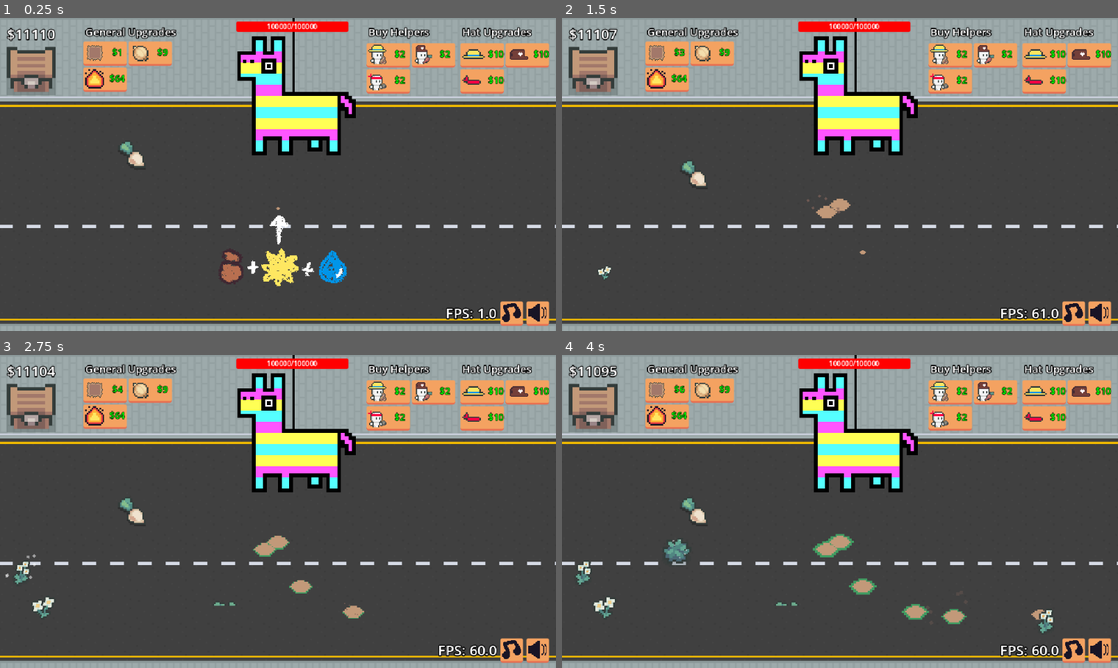
Above: before the commit, frames 1-4 (two rows, left to right).
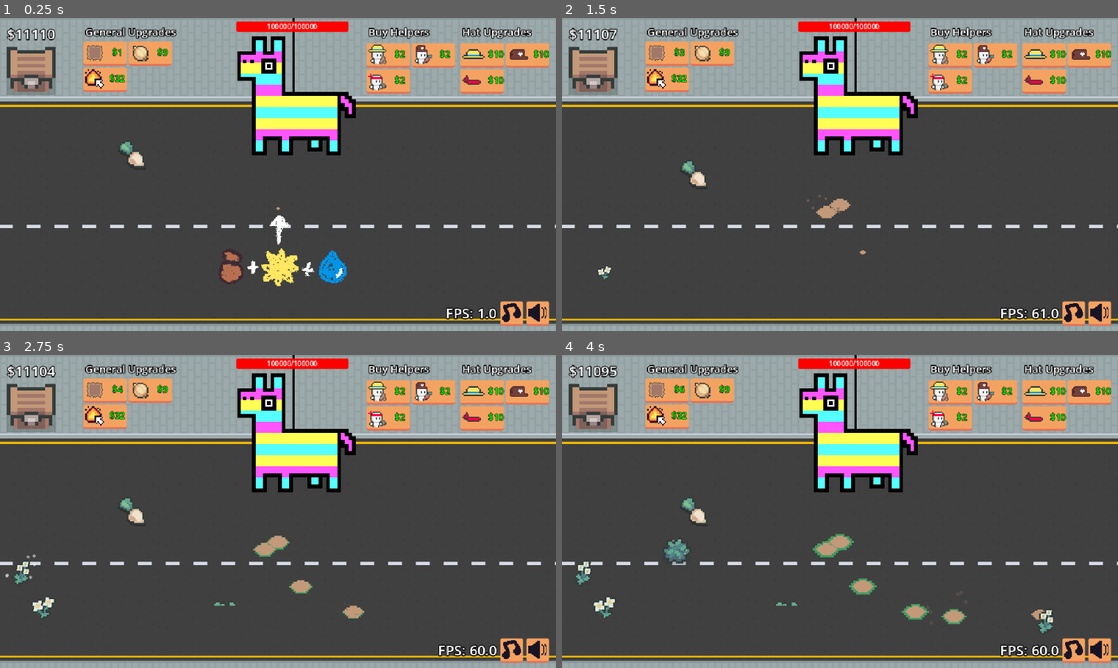
Above: after the commit, the same moments.

Repository: eric-marsh/farminata
Game: Godot game, scene res://scene/scene_switcher.tscn
Two runs of this game, one before a commit and one after it. Both use one fixed random seed, a clock stepped at 60 frames per second and the inputs below. Sound files missing from this copy of the repository are replaced by a short silence.
Inputs:
- Up to frame 1 (0.25 s): no input
- Up to frame 2 (1.5 s): click "$1" at 0.5 s; click "$2" at 1.25 s
- Up to frame 3 (2.75 s): click "$3" at 2 s
- Up to frame 4 (4 s): click "$4" at 2.75 s; click "$5" at 3.5 s

The runs differ from the first frame. In frame 1, 0.2% of the frame differs, in the area x 15-23%, y 16-23%; in frame 2, 0.2%; in frame 3, 0.2%; in frame 4, 0.2%.

Commit message:
update attack icons

Diff:
--- a/script/canvas_layer.gd
+++ b/script/canvas_layer.gd
@@ -93,19 +93,24 @@
 	add_attack_hat_button.disabled = hat_price > money
 
 	# update attack buttons
+	var fire_price = Prices.get_upgrade_price(Enum.Upgrade_Type.AddFireAttack)
+	fire_attack_button.text = "$" + str(fire_price)
 	if !State.fire_attack_unlocked:
-		var fire_price = Prices.get_upgrade_price(Enum.Upgrade_Type.AddFireAttack)
-		fire_attack_button.text = "$" + str(fire_price)
 		fire_attack_button.disabled = fire_price > money
 	else:
 		fire_attack_button.visible = false
 
+	var electric_price = Prices.get_upgrade_price(Enum.Upgrade_Type.AddElectricAttack)
+	electric_attack_button.text = "$" + str(electric_price)
 	if State.fire_attack_unlocked and !State.electric_attack_unlocked:
-		var electric_price = Prices.get_upgrade_price(Enum.Upgrade_Type.AddElectricAttack)
-		electric_attack_button.text = "$" + str(electric_price)
 		electric_attack_button.disabled = electric_price > money
 	elif State.fire_attack_unlocked and State.electric_attack_unlocked:
 		electric_attack_button.visible = false
+
+	if State.is_piniata_dead:
+		fire_attack_button.visible = false
+		electric_attack_button.visible = false
+
 
 	#@onready var fire_attack_button: Button = $MarginContainer/HBoxContainer/FarmUpgrades/VBoxContainer/HBoxContainer2/FireAttackButton
 #@onready var electric_attack_button: Button = $MarginContainer/HBoxContainer/FarmUpgrades/VBoxContainer/HBoxContainer2/ElectricAttackButton
@@ -237,11 +242,13 @@
 
 
 func _on_fire_attack_button_pressed() -> void:
+	Globals.Main.change_money(-Prices.get_upgrade_price(Enum.Upgrade_Type.AddFireAttack))
 	State.fire_attack_unlocked = true
 	fire_attack_button.visible = false
 	electric_attack_button.visible = true
 
 func _on_electric_attack_button_pressed() -> void:
+	Globals.Main.change_money(-Prices.get_upgrade_price(Enum.Upgrade_Type.AddElectricAttack))
 	State.electric_attack_unlocked = true
 	fire_attack_button.visible = false
 	electric_attack_button.visible = false
--- a/script/prices.gd
+++ b/script/prices.gd
@@ -40,6 +40,6 @@
 		Enum.Upgrade_Type.AddHat:
 			return 10
 		Enum.Upgrade_Type.AddFireAttack:
-			return 64
+			return 32
 		Enum.Upgrade_Type.AddElectricAttack:
 			return 128
Binary file changed: img/ui/fire.png
Binary file changed: img/ui/lightning.png
